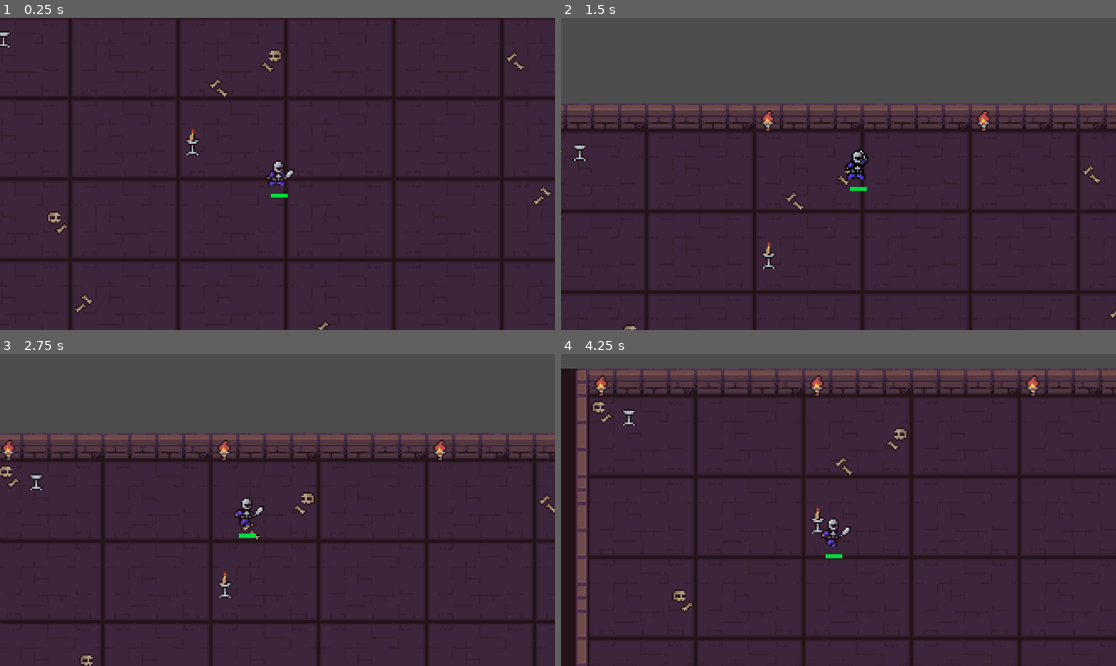
Above: before the commit, frames 1-4 (two rows, left to right).
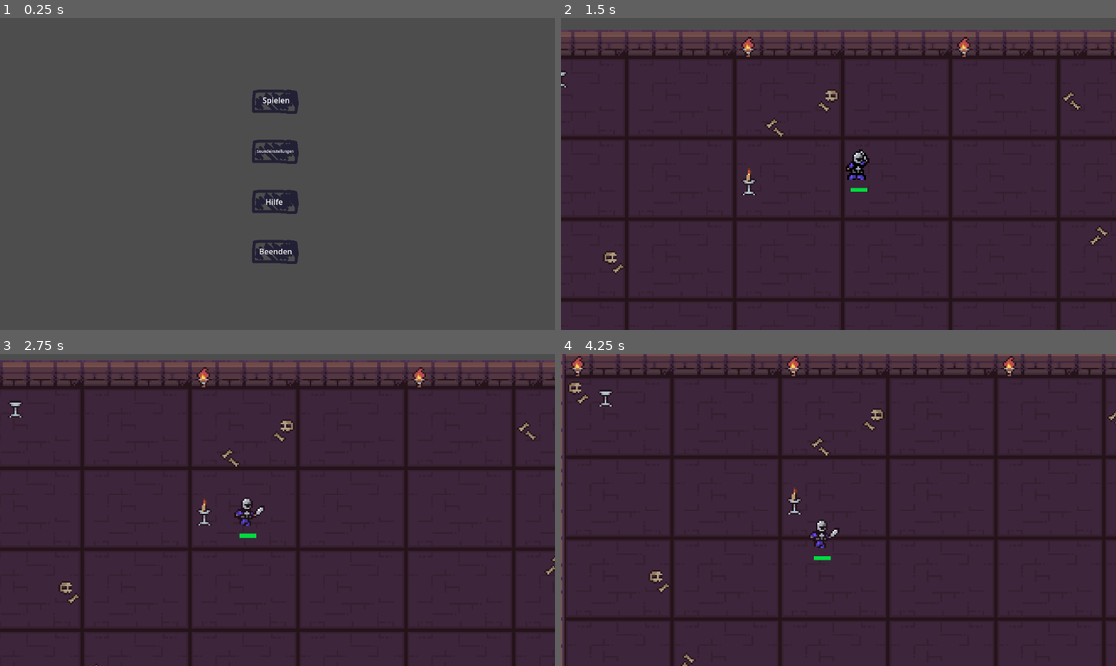
Above: after the commit, the same moments.

Repository: Lukas74m/gae_ca2
Game: Godot game, scene res://scenes/mainMenu/Main_Menu.tscn
The game is run twice, just before and just after one commit, with the same random seed, the same clock (stepped at 60 frames per second) and the same inputs. Before the commit the project starts from res://scenes/game/Game.tscn.
Inputs (mouse positions are in pixels of both pictures, inside the frame that each line leads up to):
- Up to frame 1 (0.25 s): no input
- Up to frame 2 (1.5 s): click (832, 105) at 0.5 s, where only the run after the commit has a clickable "Spielen"; move the mouse to (960, 158) at 1.27 s; hold Q (attack) from 1.28 s (still down)
- Up to frame 3 (2.75 s): move the mouse to (166, 525) at 2.02 s; release Q (attack) at 2.03 s; tap E (dash) at 2.1 s
- Up to frame 4 (4.25 s): move the mouse to (894, 441) at 2.77 s; hold Q (attack) 2.78-3.53 s; move the mouse to (810, 572) at 3.52 s; tap E (dash) at 3.6 s

The runs differ from the first frame. In frame 1, 99% of the frame differs, in the area x 0-100%, y 0-100%; in frame 2, 33%; in frame 3, 33%; in frame 4, 21%.

Commit message:
MainMenu mit  Buttons

Diff:
--- a/gae-ca2/project.godot
+++ b/gae-ca2/project.godot
@@ -11,7 +11,7 @@
 [application]
 
 config/name="GAE CA2"
-run/main_scene="uid://dads2ywxohnu1"
+run/main_scene="uid://cxx3el2lce3d2"
 config/features=PackedStringArray("4.4", "GL Compatibility")
 config/icon="res://assets/player/icon.svg"
 
--- /dev/null
+++ b/gae-ca2/scenes/mainMenu/Main_Menu.tscn
@@ -0,0 +1,304 @@
+[gd_scene load_steps=32 format=3 uid="uid://cxx3el2lce3d2"]
+
+[ext_resource type="Texture2D" uid="uid://rwdm74nqhelq" path="res://assets/buttons/Test_Button.png" id="1_eyxl6"]
+[ext_resource type="Texture2D" uid="uid://drsj06k5do28m" path="res://assets/buttons/Test_Button_Hover.png" id="2_m2m30"]
+[ext_resource type="Script" uid="uid://8q8wxq3n0obc" path="res://scripts/mainMenu/play_button.gd" id="3_m2m30"]
+[ext_resource type="Texture2D" uid="uid://wkwoejl3hpar" path="res://assets/buttons/Test_Button_On_Click.png" id="3_y210c"]
+[ext_resource type="Script" uid="uid://brm31nfjnr504" path="res://scripts/mainMenu/sound_button.gd" id="5_y210c"]
+[ext_resource type="Script" uid="uid://bs8us8popi4rr" path="res://scripts/mainMenu/help_button.gd" id="6_bh2hf"]
+[ext_resource type="Script" uid="uid://bxq12qv6mnh6b" path="res://scripts/mainMenu/quit_button.gd" id="7_lt47h"]
+
+[sub_resource type="AtlasTexture" id="AtlasTexture_8afvm"]
+atlas = ExtResource("3_y210c")
+region = Rect2(0, 0, 100, 100)
+
+[sub_resource type="AtlasTexture" id="AtlasTexture_iukig"]
+atlas = ExtResource("3_y210c")
+region = Rect2(100, 0, 100, 100)
+
+[sub_resource type="AtlasTexture" id="AtlasTexture_12wyl"]
+atlas = ExtResource("3_y210c")
+region = Rect2(200, 0, 100, 100)
+
+[sub_resource type="AtlasTexture" id="AtlasTexture_ekc0u"]
+atlas = ExtResource("3_y210c")
+region = Rect2(300, 0, 100, 100)
+
+[sub_resource type="AtlasTexture" id="AtlasTexture_2k0je"]
+atlas = ExtResource("3_y210c")
+region = Rect2(400, 0, 100, 100)
+
+[sub_resource type="SpriteFrames" id="SpriteFrames_65jxp"]
+animations = [{
+"frames": [{
+"duration": 1.0,
+"texture": SubResource("AtlasTexture_8afvm")
+}, {
+"duration": 1.0,
+"texture": SubResource("AtlasTexture_iukig")
+}, {
+"duration": 1.0,
+"texture": SubResource("AtlasTexture_12wyl")
+}, {
+"duration": 1.0,
+"texture": SubResource("AtlasTexture_ekc0u")
+}, {
+"duration": 1.0,
+"texture": SubResource("AtlasTexture_2k0je")
+}],
+"loop": false,
+"name": &"click",
+"speed": 12.0
+}]
+
+[sub_resource type="AtlasTexture" id="AtlasTexture_y210c"]
+atlas = ExtResource("3_y210c")
+region = Rect2(0, 0, 100, 100)
+
+[sub_resource type="AtlasTexture" id="AtlasTexture_65jxp"]
+atlas = ExtResource("3_y210c")
+region = Rect2(100, 0, 100, 100)
+
+[sub_resource type="AtlasTexture" id="AtlasTexture_d4ctb"]
+atlas = ExtResource("3_y210c")
+region = Rect2(200, 0, 100, 100)
+
+[sub_resource type="AtlasTexture" id="AtlasTexture_ebw8y"]
+atlas = ExtResource("3_y210c")
+region = Rect2(300, 0, 100, 100)
+
+[sub_resource type="AtlasTexture" id="AtlasTexture_5271p"]
+atlas = ExtResource("3_y210c")
+region = Rect2(400, 0, 100, 100)
+
+[sub_resource type="SpriteFrames" id="SpriteFrames_no2s3"]
+animations = [{
+"frames": [{
+"duration": 1.0,
+"texture": SubResource("AtlasTexture_y210c")
+}, {
+"duration": 1.0,
+"texture": SubResource("AtlasTexture_65jxp")
+}, {
+"duration": 1.0,
+"texture": SubResource("AtlasTexture_d4ctb")
+}, {
+"duration": 1.0,
+"texture": SubResource("AtlasTexture_ebw8y")
+}, {
+"duration": 1.0,
+"texture": SubResource("AtlasTexture_5271p")
+}],
+"loop": false,
+"name": &"click",
+"speed": 12.0
+}]
+
+[sub_resource type="AtlasTexture" id="AtlasTexture_lbdhq"]
+atlas = ExtResource("3_y210c")
+region = Rect2(0, 0, 100, 100)
+
+[sub_resource type="AtlasTexture" id="AtlasTexture_bh2hf"]
+atlas = ExtResource("3_y210c")
+region = Rect2(100, 0, 100, 100)
+
+[sub_resource type="AtlasTexture" id="AtlasTexture_lt47h"]
+atlas = ExtResource("3_y210c")
+region = Rect2(200, 0, 100, 100)
+
+[sub_resource type="AtlasTexture" id="AtlasTexture_wkoib"]
+atlas = ExtResource("3_y210c")
+region = Rect2(300, 0, 100, 100)
+
+[sub_resource type="AtlasTexture" id="AtlasTexture_aoxig"]
+atlas = ExtResource("3_y210c")
+region = Rect2(400, 0, 100, 100)
+
+[sub_resource type="SpriteFrames" id="SpriteFrames_lbdhq"]
+animations = [{
+"frames": [{
+"duration": 1.0,
+"texture": SubResource("AtlasTexture_lbdhq")
+}, {
+"duration": 1.0,
+"texture": SubResource("AtlasTexture_bh2hf")
+}, {
+"duration": 1.0,
+"texture": SubResource("AtlasTexture_lt47h")
+}, {
+"duration": 1.0,
+"texture": SubResource("AtlasTexture_wkoib")
+}, {
+"duration": 1.0,
+"texture": SubResource("AtlasTexture_aoxig")
+}],
+"loop": false,
+"name": &"click",
+"speed": 12.0
+}]
+
+[sub_resource type="AtlasTexture" id="AtlasTexture_j6enk"]
+atlas = ExtResource("3_y210c")
+region = Rect2(0, 0, 100, 100)
+
+[sub_resource type="AtlasTexture" id="AtlasTexture_sn6g4"]
+atlas = ExtResource("3_y210c")
+region = Rect2(100, 0, 100, 100)
+
+[sub_resource type="AtlasTexture" id="AtlasTexture_7yx1s"]
+atlas = ExtResource("3_y210c")
+region = Rect2(200, 0, 100, 100)
+
+[sub_resource type="AtlasTexture" id="AtlasTexture_725k2"]
+atlas = ExtResource("3_y210c")
+region = Rect2(300, 0, 100, 100)
+
+[sub_resource type="AtlasTexture" id="AtlasTexture_vo403"]
+atlas = ExtResource("3_y210c")
+region = Rect2(400, 0, 100, 100)
+
+[sub_resource type="SpriteFrames" id="SpriteFrames_bh2hf"]
+animations = [{
+"frames": [{
+"duration": 1.0,
+"texture": SubResource("AtlasTexture_j6enk")
+}, {
+"duration": 1.0,
+"texture": SubResource("AtlasTexture_sn6g4")
+}, {
+"duration": 1.0,
+"texture": SubResource("AtlasTexture_7yx1s")
+}, {
+"duration": 1.0,
+"texture": SubResource("AtlasTexture_725k2")
+}, {
+"duration": 1.0,
+"texture": SubResource("AtlasTexture_vo403")
+}],
+"loop": false,
+"name": &"click",
+"speed": 12.0
+}]
+
+[node name="MainMenu" type="Node2D"]
+
+[node name="Background" type="TextureRect" parent="."]
+offset_right = 40.0
+offset_bottom = 40.0
+
+[node name="VBoxContainer" type="VBoxContainer" parent="."]
+offset_left = 520.0
+offset_top = 130.0
+offset_right = 620.0
+offset_bottom = 242.0
+
+[node name="PlayButton" type="TextureButton" parent="VBoxContainer"]
+layout_mode = 2
+texture_normal = ExtResource("1_eyxl6")
+texture_hover = ExtResource("2_m2m30")
+script = ExtResource("3_m2m30")
+
+[node name="AnimatedSprite2D" type="AnimatedSprite2D" parent="VBoxContainer/PlayButton"]
+position = Vector2(50, 50)
+sprite_frames = SubResource("SpriteFrames_65jxp")
+animation = &"click"
+
+[node name="PlayLabel" type="Label" parent="VBoxContainer/PlayButton"]
+layout_mode = 0
+offset_left = 25.0
+offset_top = 29.0
+offset_right = 82.0
+offset_bottom = 52.0
+text = "Spielen"
+
+[node name="SoundButton" type="TextureButton" parent="VBoxContainer"]
+layout_mode = 2
+texture_normal = ExtResource("1_eyxl6")
+texture_hover = ExtResource("2_m2m30")
+script = ExtResource("5_y210c")
+
+[node name="AnimatedSprite2D" type="AnimatedSprite2D" parent="VBoxContainer/SoundButton"]
+position = Vector2(50, 50)
+sprite_frames = SubResource("SpriteFrames_no2s3")
+animation = &"click"
+
+[node name="SoundLabel" type="Label" parent="VBoxContainer/SoundButton"]
+layout_mode = 1
+anchors_preset = 15
+anchor_right = 1.0
+anchor_bottom = 1.0
+offset_left = -25.0
+offset_top = -7.0
+offset_right = 29.0
+offset_bottom = -7.0
+grow_horizontal = 2
+grow_vertical = 2
+theme_override_font_sizes/font_size = 8
+text = "Soundeinstellungen"
+horizontal_alignment = 1
+vertical_alignment = 1
+
+[node name="HelpButton" type="TextureButton" parent="VBoxContainer"]
+layout_mode = 2
+texture_normal = ExtResource("1_eyxl6")
+texture_hover = ExtResource("2_m2m30")
+script = ExtResource("6_bh2hf")
+
+[node name="AnimatedSprite2D" type="AnimatedSprite2D" parent="VBoxContainer/HelpButton"]
+position = Vector2(50, 50)
+sprite_frames = SubResource("SpriteFrames_lbdhq")
+animation = &"click"
+
+[node name="HelpLabel" type="Label" parent="VBoxContainer/HelpButton"]
+layout_mode = 1
+anchors_preset = 15
+anchor_right = 1.0
+anchor_bottom = 1.0
+offset_left = -1.0
+offset_top = -18.0
+offset_right = -1.0
+offset_bottom = 5.0
+grow_horizontal = 2
+grow_vertical = 2
+text = "Hilfe"
+horizontal_alignment = 1
+vertical_alignment = 1
+
+[node name="QuitButton" type="TextureButton" parent="VBoxContainer"]
+layout_mode = 2
+texture_normal = ExtResource("1_eyxl6")
+texture_hover = ExtResource("2_m2m30")
+script = ExtResource("7_lt47h")
+
+[node name="AnimatedSprite2D" type="AnimatedSprite2D" parent="VBoxContainer/QuitButton"]
+position = Vector2(50, 50)
+sprite_frames = SubResource("SpriteFrames_bh2hf")
+animation = &"click"
+
+[node name="QuitLabel" type="Label" parent="VBoxContainer/QuitButton"]
+layout_mode = 1
+anchors_preset = 15
+anchor_right = 1.0
+anchor_bottom = 1.0
+offset_left = 3.0
+offset_top = -7.0
+offset_right = 3.0
+offset_bottom = -7.0
+grow_horizontal = 2
+grow_vertical = 2
+text = "Beenden"
+horizontal_alignment = 1
+vertical_alignment = 1
+
+[connection signal="pressed" from="VBoxContainer/PlayButton" to="VBoxContainer/PlayButton" method="_on_pressed"]
+[connection signal="ready" from="VBoxContainer/PlayButton" to="VBoxContainer/PlayButton" method="_on_ready"]
+[connection signal="animation_finished" from="VBoxContainer/PlayButton/AnimatedSprite2D" to="VBoxContainer/PlayButton" method="_on_animated_sprite_2d_animation_finished"]
+[connection signal="pressed" from="VBoxContainer/SoundButton" to="VBoxContainer/SoundButton" method="_on_pressed"]
+[connection signal="ready" from="VBoxContainer/SoundButton" to="VBoxContainer/SoundButton" method="_on_ready"]
+[connection signal="animation_finished" from="VBoxContainer/SoundButton/AnimatedSprite2D" to="VBoxContainer/SoundButton" method="_on_animated_sprite_2d_animation_finished"]
+[connection signal="pressed" from="VBoxContainer/HelpButton" to="VBoxContainer/HelpButton" method="_on_pressed"]
+[connection signal="ready" from="VBoxContainer/HelpButton" to="VBoxContainer/HelpButton" method="_on_ready"]
+[connection signal="animation_finished" from="VBoxContainer/HelpButton/AnimatedSprite2D" to="VBoxContainer/HelpButton" method="_on_animated_sprite_2d_animation_finished"]
+[connection signal="pressed" from="VBoxContainer/QuitButton" to="VBoxContainer/QuitButton" method="_on_pressed"]
+[connection signal="ready" from="VBoxContainer/QuitButton" to="VBoxContainer/QuitButton" method="_on_ready"]
+[connection signal="animation_finished" from="VBoxContainer/QuitButton/AnimatedSprite2D" to="VBoxContainer/QuitButton" method="_on_animated_sprite_2d_animation_finished"]
--- a/gae-ca2/scenes/main_menu/Main_Menu.tscn
+++ /dev/null
@@ -1,3 +0,0 @@
-[gd_scene format=3 uid="uid://cxx3el2lce3d2"]
-
-[node name="MainMenu" type="Node2D"]
--- /dev/null
+++ b/gae-ca2/scripts/mainMenu/help_button.gd
@@ -0,0 +1,20 @@
+extends TextureButton
+
+@onready var HelpButton: AnimatedSprite2D = $AnimatedSprite2D
+var start_help_after_animation = false
+
+
+func _on_ready() -> void:
+	HelpButton.visible = false
+	HelpButton.stop()
+
+
+func _on_pressed() -> void:
+	HelpButton.visible = true
+	HelpButton.play("click")
+	start_help_after_animation = true
+
+
+func _on_animated_sprite_2d_animation_finished() -> void:
+	if start_help_after_animation:
+		get_tree().change_scene_to_file("res://scenes/game/Help.tscn")
--- /dev/null
+++ b/gae-ca2/scripts/mainMenu/play_button.gd
@@ -0,0 +1,20 @@
+extends TextureButton
+
+@onready var PlayButton: AnimatedSprite2D = $AnimatedSprite2D
+var start_game_after_animation = false
+
+
+func _on_ready() -> void:
+	PlayButton.visible = false
+	PlayButton.stop()
+
+
+func _on_pressed() -> void:
+	PlayButton.visible = true
+	PlayButton.play("click")
+	start_game_after_animation = true
+
+
+func _on_animated_sprite_2d_animation_finished() -> void:
+	if start_game_after_animation:
+		get_tree().change_scene_to_file("res://scenes/game/Game.tscn")
--- /dev/null
+++ b/gae-ca2/scripts/mainMenu/quit_button.gd
@@ -0,0 +1,20 @@
+extends TextureButton
+
+@onready var QuitButton: AnimatedSprite2D = $AnimatedSprite2D
+var quit_game_after_animation = false
+
+
+func _on_ready() -> void:
+	QuitButton.visible = false
+	QuitButton.stop()
+
+
+func _on_pressed() -> void:
+	QuitButton.visible = true
+	QuitButton.play("click")
+	quit_game_after_animation = true
+
+
+func _on_animated_sprite_2d_animation_finished() -> void:
+	if quit_game_after_animation:
+		get_tree().quit()
--- /dev/null
+++ b/gae-ca2/scripts/mainMenu/sound_button.gd
@@ -0,0 +1,19 @@
+extends TextureButton
+
+@onready var SoundButton: AnimatedSprite2D = $AnimatedSprite2D
+var start_sound_window_after_animation = false
+
+func _on_ready() -> void:
+	SoundButton.visible = false
+	SoundButton.stop()
+
+
+func _on_pressed() -> void:
+	SoundButton.visible = true
+	SoundButton.play("click")
+	start_sound_window_after_animation = true
+
+
+func _on_animated_sprite_2d_animation_finished() -> void:
+	if start_sound_window_after_animation:
+		get_tree().change_scene_to_file("res://scenes/Soundsettings.tscn")
Not shown, added: gae-ca2/scripts/mainMenu/help_button.gd.uid
Not shown, added: gae-ca2/scripts/mainMenu/play_button.gd.uid
Not shown, added: gae-ca2/scripts/mainMenu/quit_button.gd.uid
Not shown, added: gae-ca2/scripts/mainMenu/sound_button.gd.uid
